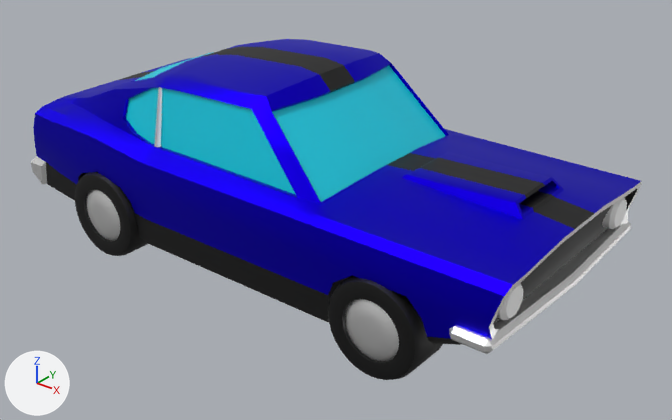
One commit to the Blender file Content/Artwork/Blend/car.blend: the scene before it, then after it.
Camera for both pictures: a 50 mm camera at (368.0, -448.0, 305.0) aimed at (9.0, 0.0, 27.0). Arrows for +X, +Y and +Z are at lower left; the lights stay in place.

Objects in the first picture: 'BR_WHEEL', 'FR_WHEEL', 'MuscleCar'.
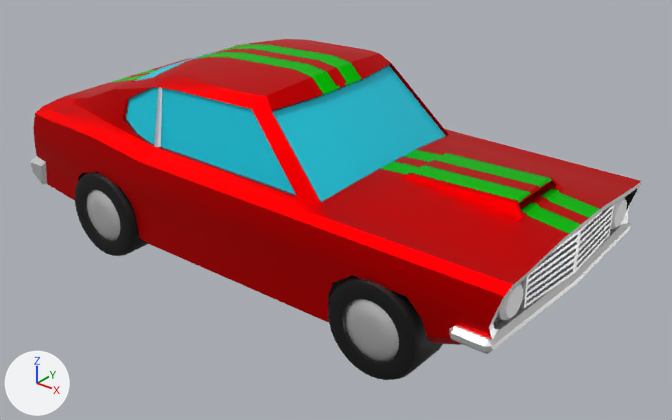
Commit message: Added Paint Decals and Styles to Paint Material

Where the change shows, as pixel boxes [x1, y1, x2, y2] in the pictures (672 x 420 px):
'MuscleCar', surface changed, reshaped (blue to red)
    both: [31, 39, 642, 354]
part 1 of me_cube, added
    after: [520, 204, 614, 308]
part 2 of me_cube, surface changed (blue to red)
    both: [33, 39, 642, 344]
part 3 of me_cube, recoloured (black to red)
    both: [46, 46, 594, 345]

The change, as a list of edits to the scene's bpy script:
```text
Add img_doublestipemusclecartexture:
    img_doublestipemusclecartexture = load_image('DoubleStipeMuscleCarTexture', '../Texture/DoubleStipeMuscleCarTexture.png', 4096, 4096, 'sRGB')
Change mat_paint:
    remove mat_paint.base_color = (0.00827, 0.0, 0.8)  # blue #1600e7
    add mat_paint.texture = img_doublestipemusclecartexture
Change me_cube:
    used by ob_musclecar; location = (1.1, 0.0, 4.7)
    remove me_cube.from_pydata(...)  # 1112 vertices, 995 faces; spans x -213.0..185.0, y 0.0..91.0, z 0.0..124.0
    add me_cube.from_pydata(...)  # 1224 vertices, 1090 faces; spans x -213.0..185.0, y 0.0..91.0, z 0.0..124.0
    me_cube part 1: a new loose piece of 112 vertices spanning x 148.0..183.0, y 0.0..55.0, z 35.0..64.0, in mat_chrome (white #ffffff)
    me_cube part 2: 994 kept faces spanning x -213.0..185.0, y 0.0..91.0, z 0.0..124.0 get new texture (UV) coordinates
    me_cube part 3: 58 faces spanning x -203.0..185.0, y 0.0..86.0, z 0.0..124.0 switch from mat_secondary (black #000000) to mat_paint (picture img_doublestipemusclecartexture)
```
